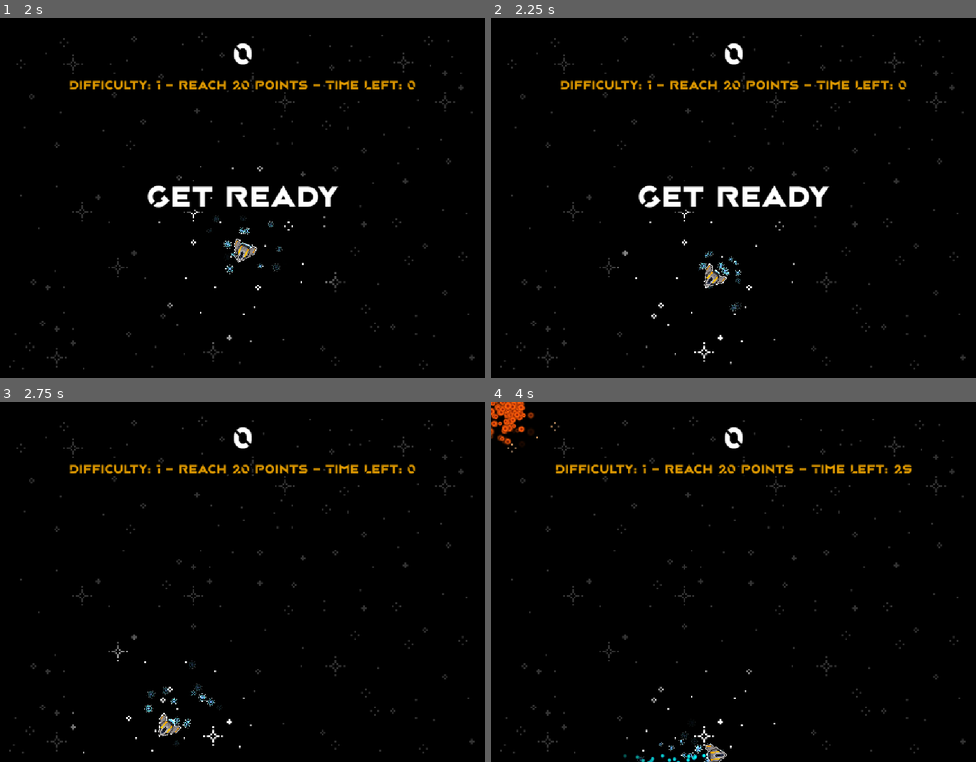
Above: before the commit, frames 1-4 (two rows, left to right).
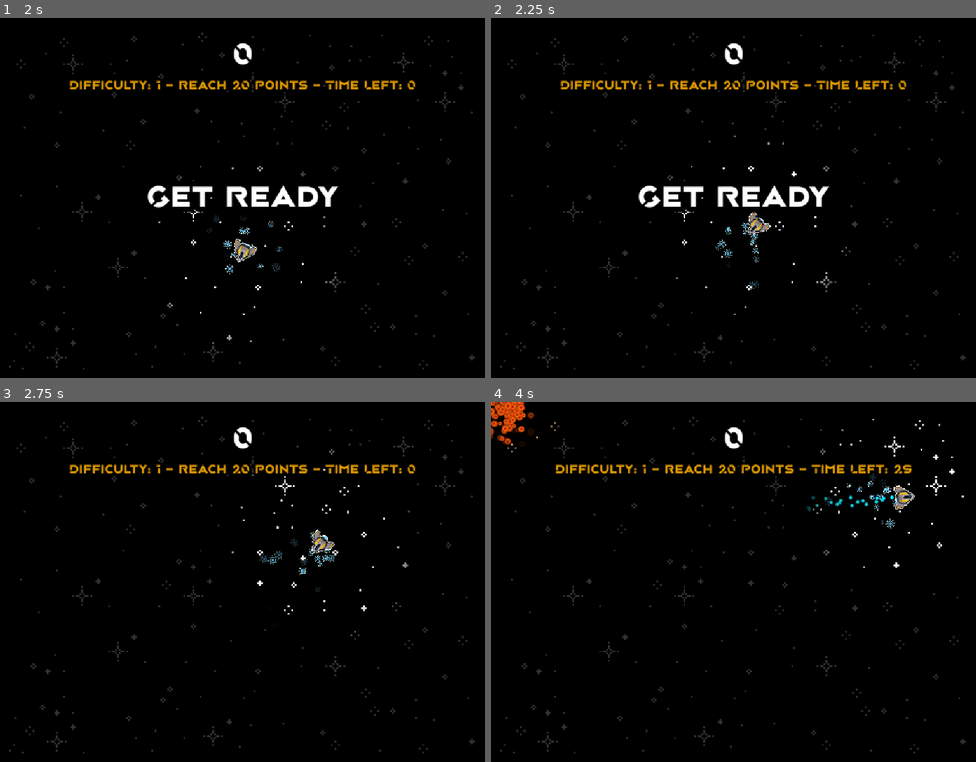
Above: after the commit, the same moments.

Repository: Ai-TaSAi/space_debris_polish
Game: Godot game, scene res://main.tscn
Two runs of this game, one before a commit and one after it. Both use one fixed random seed, a clock stepped at 60 frames per second and the inputs below.
Inputs:
- Up to frame 1 (2 s): click "Start" at 0.5 s; tap Enter at 1.25 s; hold Right (move_right) from 1.28 s (still down); tap Space (nuke) at 1.35 s
- Up to frame 2 (2.25 s): release Right (move_right) at 2.03 s; hold Down (move_down) from 2.03 s (still down); tap Space (nuke) at 2.1 s
- Up to frame 3 (2.75 s): keep holding Down (move_down)
- Up to frame 4 (4 s): release Down (move_down) at 2.78 s; hold Right (move_right) 2.78-3.53 s; tap Space (nuke) at 2.85, 3.6 s; hold Up (move_up) from 3.53 s (still down)

Frame 1 is identical in both runs. In frame 2, 0.8% of the frame differs, in the area x 25-74%, y 30-97%; in frame 3, 1.1%; in frame 4, 1.1%, in the area x 27-98%, y 4-100%.

Commit message:
Updated Readme & Small bugfix

Diff:
--- a/godot_week_4/player.gd
+++ b/godot_week_4/player.gd
@@ -44,8 +44,8 @@
 			velocity.y = sin(facing_degrees * PI / 180) * ship_speed
 			$ParticleThrust.emitting = true
 		if Input.is_action_pressed("move_down"):
-			velocity.x = cos(facing_degrees * PI / 180) * ship_speed
-			velocity.y = sin(facing_degrees * PI / 180) * ship_speed
+			velocity.x = -cos(facing_degrees * PI / 180) * ship_speed
+			velocity.y = -sin(facing_degrees * PI / 180) * ship_speed
 
 		# print (velocity)
 
Not shown, changed: README.md
